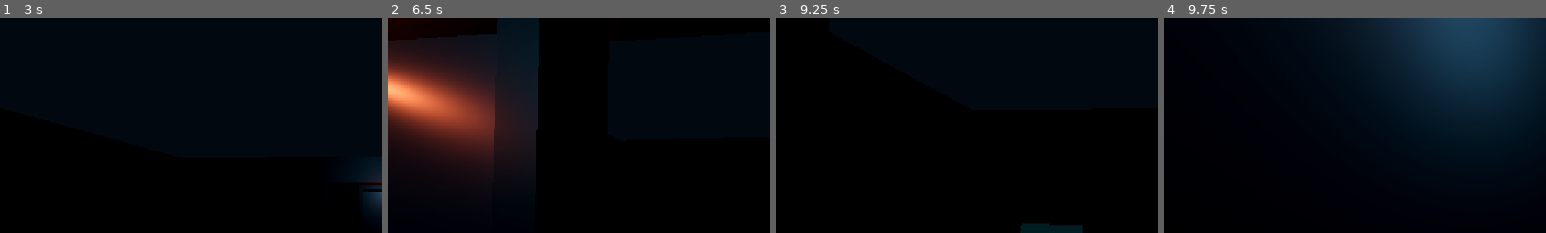
Above: before the commit, frames 1-4 (left to right).
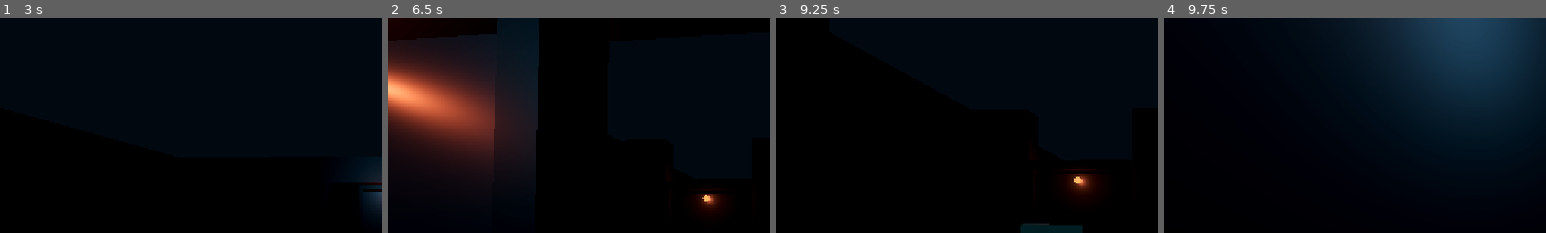
Above: after the commit, the same moments.

Repository: marvlock/MARA
Game: Godot game, scene res://scenes/levels/docking_bay.tscn
Same seed, same stepped clock (60 frames per second), same inputs: the game is played once before the commit and once after it.
Inputs (mouse positions are % of the whole screen's width and height, from its top left):
- Up to frame 1 (3 s): tap Enter at 0.5 s; move the mouse to (55, 50) at 0.52 s; hold Ctrl (crouch) 0.53-1.28 s; hold W (move_forward) from 0.53 s (still down); move the mouse to (45, 50) at 1.27 s; tap E (interact) at 1.35 s; move the mouse to (52, 48) at 2.02 s; hold Shift (sprint) 2.03-2.78 s; move the mouse to (49, 52) at 2.77 s; tap Ctrl (crouch) at 2.85 s
- Up to frame 2 (6.5 s): move the mouse to (57, 51) at 3.52 s; hold E (interact) 3.53-4.28 s; move the mouse to (42, 49) at 4.27 s; tap Shift (sprint) at 4.35 s; move the mouse to (51, 50) at 5.02 s; hold Ctrl (crouch) 5.03-5.78 s; move the mouse to (46, 48) at 5.77 s; release W (move_forward) at 5.78 s; hold D (move_right) from 5.78 s (still down); tap E (interact) at 5.85 s
- Up to frame 3 (9.25 s): move the mouse to (55, 50) at 6.52 s; release D (move_right) at 6.53 s; hold Shift (sprint) 6.53-7.28 s; hold W (move_forward) 6.53-8.78 s; tap Space at 7.25 s; move the mouse to (45, 50) at 7.27 s; tap Ctrl (crouch) at 7.35 s; move the mouse to (52, 48) at 8.02 s; hold E (interact) 8.03-8.78 s; tap Enter at 8.75 s; move the mouse to (49, 52) at 8.77 s; hold A (move_left) from 8.78 s (still down); tap Shift (sprint) at 8.85 s
- Up to frame 4 (9.75 s): move the mouse to (57, 51) at 9.52 s; release A (move_left) at 9.53 s; hold W (move_forward) from 9.53 s (still down); hold Ctrl (crouch) from 9.53 s (still down)
The pictures show only the part of the screen within x 0-50%, y 3-53%; the shares and areas given below are measured in that part.

Frame 1 is identical in both runs. In frame 2, 0.5% of the frame differs, in the area x 80-88%, y 79-91%; in frame 3, 0.8%, in the area x 70-85%, y 70-97%; in frame 4, nothing differs.

Commit message:
feat: open route after manifest discovery

Diff:
--- a/scenes/levels/docking_bay.tscn
+++ b/scenes/levels/docking_bay.tscn
@@ -1,10 +1,11 @@
-[gd_scene load_steps=20 format=3]
+[gd_scene load_steps=25 format=3]
 
 [ext_resource type="PackedScene" path="res://scenes/characters/player.tscn" id="1_player"]
 [ext_resource type="PackedScene" path="res://scenes/props/sliding_door.tscn" id="2_sliding_door"]
 [ext_resource type="PackedScene" path="res://scenes/props/power_console.tscn" id="3_power_console"]
 [ext_resource type="PackedScene" path="res://scenes/props/terminal.tscn" id="4_terminal"]
 [ext_resource type="Script" path="res://scripts/systems/terminal_narrative_trigger.gd" id="5_mara_trigger"]
+[ext_resource type="Script" path="res://scripts/systems/narrative_flag_door_controller.gd" id="6_route_door_controller"]
 
 [sub_resource type="Environment" id="Environment_docking_bay"]
 background_mode = 1
@@ -72,6 +73,12 @@
 [sub_resource type="BoxShape3D" id="BoxShape_inner_corridor_floor"]
 size = Vector3(5.5, 1, 6)
 
+[sub_resource type="BoxMesh" id="BoxMesh_exit_wall"]
+size = Vector3(1.3, 4, 0.5)
+
+[sub_resource type="BoxShape3D" id="BoxShape_exit_wall"]
+size = Vector3(1.3, 4, 0.5)
+
 [node name="DockingBay" type="Node3D"]
 
 [node name="WorldEnvironment" type="WorldEnvironment" parent="."]
@@ -225,14 +232,75 @@
 [node name="CollisionShape3D" type="CollisionShape3D" parent="InnerCorridorEastWall"]
 shape = SubResource("BoxShape_wall_section")
 
-[node name="InnerCorridorEndWall" type="StaticBody3D" parent="."]
-position = Vector3(0, 2, -18)
-
-[node name="MeshInstance3D" type="MeshInstance3D" parent="InnerCorridorEndWall"]
-mesh = SubResource("BoxMesh_wall_section")
-material_override = SubResource("Material_wall")
-
-[node name="CollisionShape3D" type="CollisionShape3D" parent="InnerCorridorEndWall"]
+[node name="ExitWallLeft" type="StaticBody3D" parent="."]
+position = Vector3(-1.85, 2, -18)
+
+[node name="MeshInstance3D" type="MeshInstance3D" parent="ExitWallLeft"]
+mesh = SubResource("BoxMesh_exit_wall")
+material_override = SubResource("Material_wall")
+
+[node name="CollisionShape3D" type="CollisionShape3D" parent="ExitWallLeft"]
+shape = SubResource("BoxShape_exit_wall")
+
+[node name="ExitWallRight" type="StaticBody3D" parent="."]
+position = Vector3(1.85, 2, -18)
+
+[node name="MeshInstance3D" type="MeshInstance3D" parent="ExitWallRight"]
+mesh = SubResource("BoxMesh_exit_wall")
+material_override = SubResource("Material_wall")
+
+[node name="CollisionShape3D" type="CollisionShape3D" parent="ExitWallRight"]
+shape = SubResource("BoxShape_exit_wall")
+
+[node name="RouteDeeperDoor" parent="." instance=ExtResource("2_sliding_door")]
+position = Vector3(0, 0, -17.75)
+starts_locked = true
+open_offset = Vector3(0, 2.6, 0)
+
+[node name="ManifestRouteController" type="Node" parent="RouteDeeperDoor"]
+script = ExtResource("6_route_door_controller")
+required_flag = &"learned_original_passenger_count"
+
+[node name="RouteCorridorFloor" type="StaticBody3D" parent="."]
+position = Vector3(0, -0.5, -21)
+
+[node name="MeshInstance3D" type="MeshInstance3D" parent="RouteCorridorFloor"]
+mesh = SubResource("BoxMesh_inner_corridor_floor")
+material_override = SubResource("Material_floor")
+
+[node name="CollisionShape3D" type="CollisionShape3D" parent="RouteCorridorFloor"]
+shape = SubResource("BoxShape_inner_corridor_floor")
+
+[node name="RouteCorridorWestWall" type="StaticBody3D" parent="."]
+position = Vector3(-2.75, 2, -21)
+rotation_degrees = Vector3(0, 90, 0)
+
+[node name="MeshInstance3D" type="MeshInstance3D" parent="RouteCorridorWestWall"]
+mesh = SubResource("BoxMesh_wall_section")
+material_override = SubResource("Material_wall")
+
+[node name="CollisionShape3D" type="CollisionShape3D" parent="RouteCorridorWestWall"]
+shape = SubResource("BoxShape_wall_section")
+
+[node name="RouteCorridorEastWall" type="StaticBody3D" parent="."]
+position = Vector3(2.75, 2, -21)
+rotation_degrees = Vector3(0, 90, 0)
+
+[node name="MeshInstance3D" type="MeshInstance3D" parent="RouteCorridorEastWall"]
+mesh = SubResource("BoxMesh_wall_section")
+material_override = SubResource("Material_wall")
+
+[node name="CollisionShape3D" type="CollisionShape3D" parent="RouteCorridorEastWall"]
+shape = SubResource("BoxShape_wall_section")
+
+[node name="RouteCorridorEndWall" type="StaticBody3D" parent="."]
+position = Vector3(0, 2, -24)
+
+[node name="MeshInstance3D" type="MeshInstance3D" parent="RouteCorridorEndWall"]
+mesh = SubResource("BoxMesh_wall_section")
+material_override = SubResource("Material_wall")
+
+[node name="CollisionShape3D" type="CollisionShape3D" parent="RouteCorridorEndWall"]
 shape = SubResource("BoxShape_wall_section")
 
 [node name="MaintenanceCrateA" type="StaticBody3D" parent="."]
--- /dev/null
+++ b/scripts/systems/narrative_flag_door_controller.gd
@@ -0,0 +1,36 @@
+class_name NarrativeFlagDoorController
+extends Node
+
+## Unlocks and optionally opens a reusable SlidingDoor after a narrative discovery.
+
+@export var door_path: NodePath = NodePath("..")
+@export var required_flag: StringName
+@export var open_when_unlocked: bool = true
+
+var door: SlidingDoor
+
+
+func _ready() -> void:
+	door = get_node_or_null(door_path) as SlidingDoor
+	if door == null:
+		push_error("NarrativeFlagDoorController requires a SlidingDoor at door_path.")
+		return
+
+	NarrativeState.flag_changed.connect(_on_flag_changed)
+	call_deferred("_evaluate_flag")
+
+
+func _on_flag_changed(flag: StringName, enabled: bool) -> void:
+	if flag == required_flag and enabled:
+		_unlock_route()
+
+
+func _evaluate_flag() -> void:
+	if NarrativeState.has_flag(required_flag):
+		_unlock_route()
+
+
+func _unlock_route() -> void:
+	door.unlock()
+	if open_when_unlocked:
+		door.open()
Not shown, added: scripts/systems/narrative_flag_door_controller.gd.uid
Not shown, changed: docs/DEVELOPMENT_LOG.md
